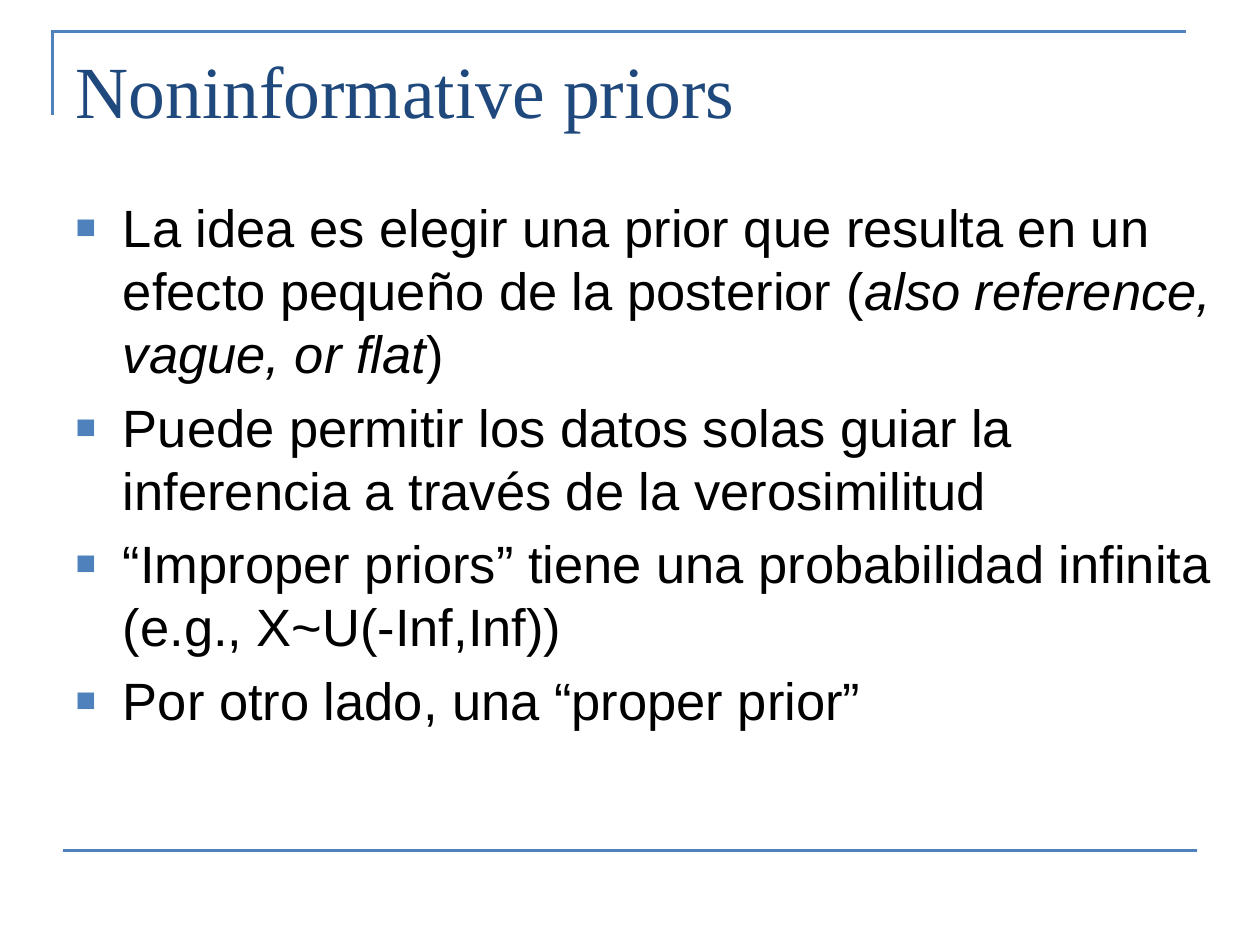
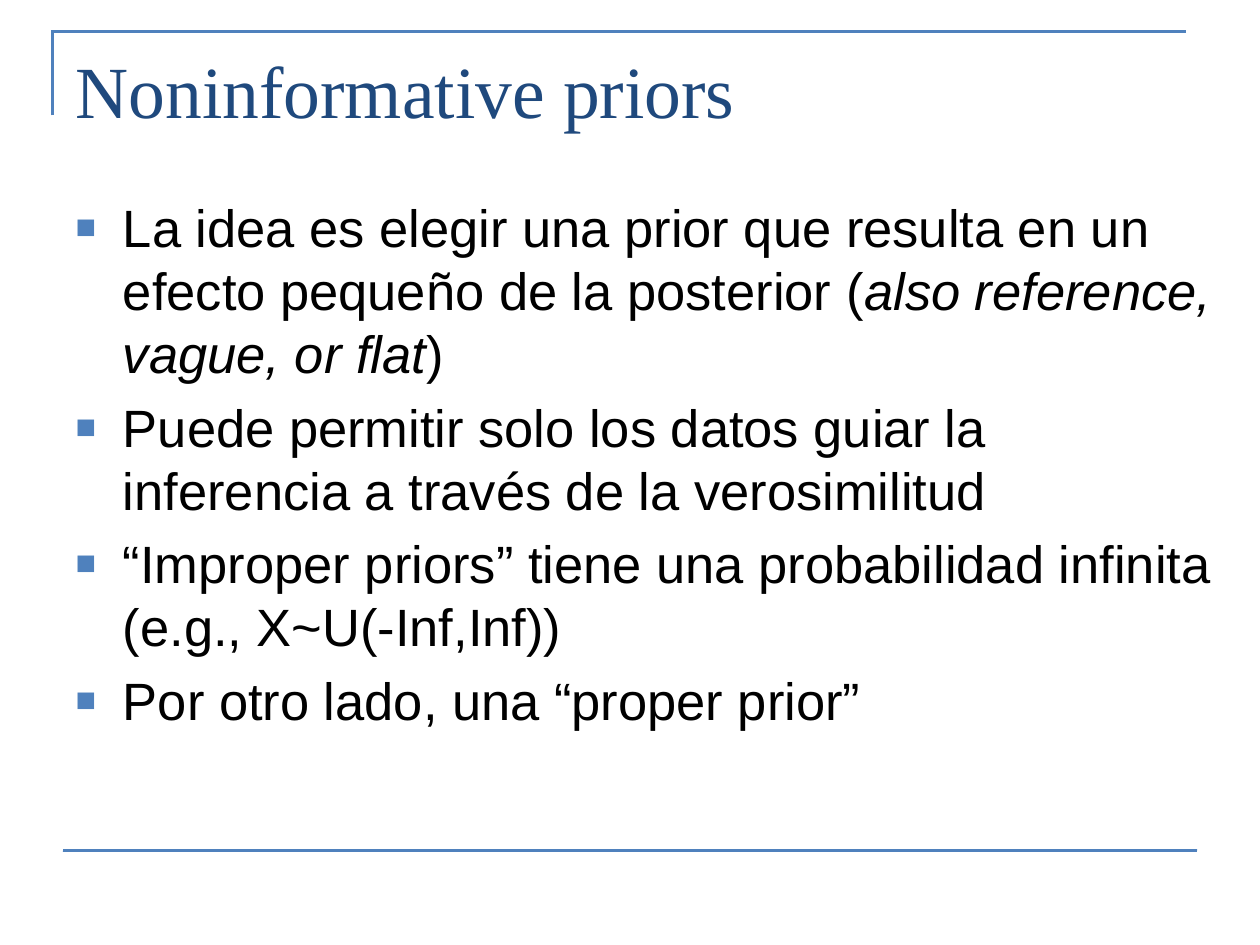
Before and after one commit to colemonnahan/bayes_workshop, a slide deck: slide 11 of dia2/lecture2_bayes.pptx. Drawn at 1260x945 pixels with LibreOffice and Linux fonts; fonts in the diff are those of the drawing. Boxes give left, top, right and bottom in pixels: in the first picture for what was removed or moved away, otherwise in the second. Text is boxed around its words. In the diff, an @@ line names an element or a change of style, - is before the commit and + after.

```diff
--- a/dia2/lecture2_bayes.pptx
+++ b/dia2/lecture2_bayes.pptx
@@ text at bbox=[123, 409, 986, 511]: text changed @@
-■ Puede permitir los datos solas guiar la inferencia a través de la verosimilitud
+■ Puede permitir solo los datos guiar la inferencia a través de la verosimilitud
```
Also in this commit, not shown: 9 other slides changed, 4 other files.
